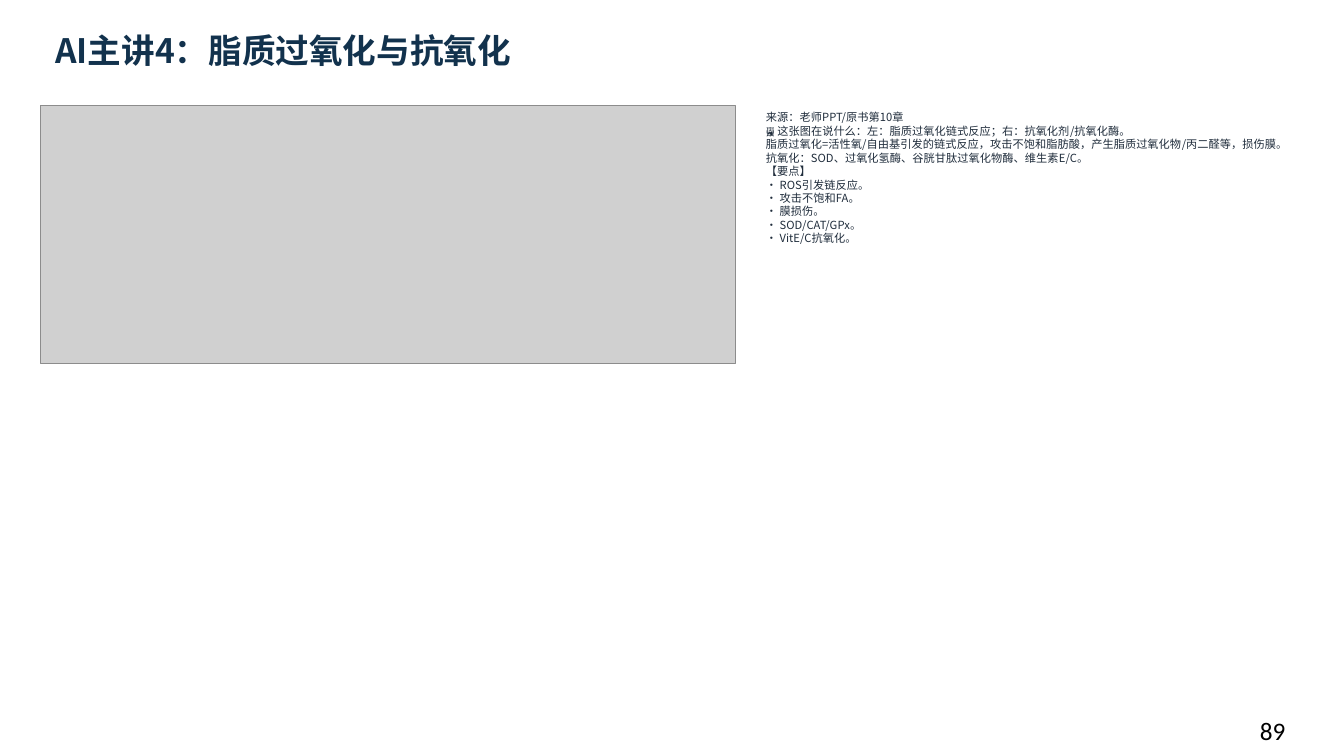
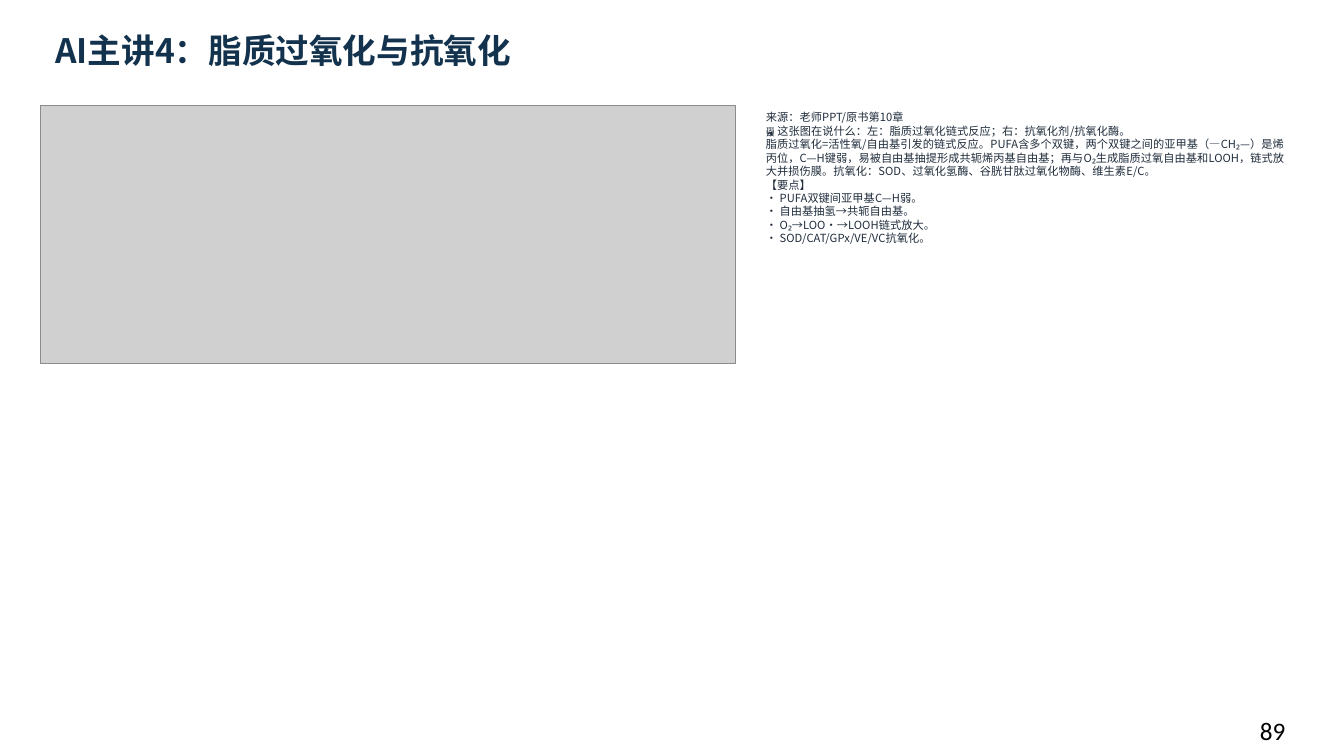
Before and after one commit to newkan-li/Biochemistry, a slide deck: slide 89 of downloads/bc10-ai-style.pptx. Drawn at 1344x756 pixels with LibreOffice and Linux fonts; fonts in the diff are those of the drawing; grey boxes stand for pictures. Boxes give left, top, right and bottom in pixels: in the first picture for what was removed or moved away, otherwise in the second. Text is boxed around its words. In the diff, an @@ line names an element or a change of style, - is before the commit and + after.

```diff
--- a/downloads/bc10-ai-style.pptx
+++ b/downloads/bc10-ai-style.pptx
@@ text at (x1=766, y1=111, x2=1284, y2=244): text changed @@
-来源：老师PPT/原书第10章
-🖼 这张图在说什么：左：脂质过氧化链式反应；右：抗氧化剂/抗氧化酶。
-脂质过氧化=活性氧/自由基引发的链式反应，攻击不饱和脂肪酸，产生脂质过氧化物/丙二醛等，损伤膜。抗氧化：SOD、过氧化氢酶、谷胱甘肽过氧化物酶、维生素E/C。
-【要点】
-• ROS引发链反应。
-• 攻击不饱和FA。
-• 膜损伤。
-• SOD/CAT/GPx。
-• VitE/C抗氧化。
+来源：老师PPT/原书第10章
+🖼 这张图在说什么：左：脂质过氧化链式反应；右：抗氧化剂/抗氧化酶。
+脂质过氧化=活性氧/自由基引发的链式反应。PUFA含多个双键，两个双键之间的亚甲基（—CH₂—）是烯丙位，C—H键弱，易被自由基抽提形成共轭烯丙基自由基；再与O₂生成脂质过氧自由基和LOOH，链式放大并损伤膜。抗氧化：SOD、过氧化氢酶、谷胱甘肽过氧化物酶、维生素E/C。
+【要点】
+• PUFA双键间亚甲基C—H弱。
+• 自由基抽氢→共轭自由基。
+• O₂→LOO·→LOOH链式放大。
+• SOD/CAT/GPx/VE/VC抗氧化。
```
Also in this commit, not shown: 5 other files.
